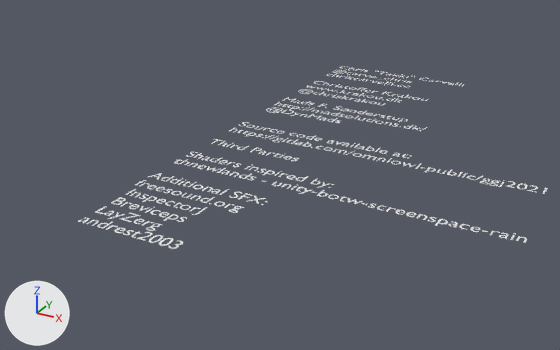
Renders of the FBX model Assets/Meshes/credits_txt.fbx from each side of a commit.
Both versions are drawn from a 50 mm camera at (17.1, -43.6, 11.7) aimed at (3.7, -19.2, -0.5). The axes (+X, +Y, +Z) are drawn at lower left. The lights are the same throughout. Materials are left out; every surface is plain grey. Vertices at the same position are counted once.

The first picture shows 'credits_txt'.
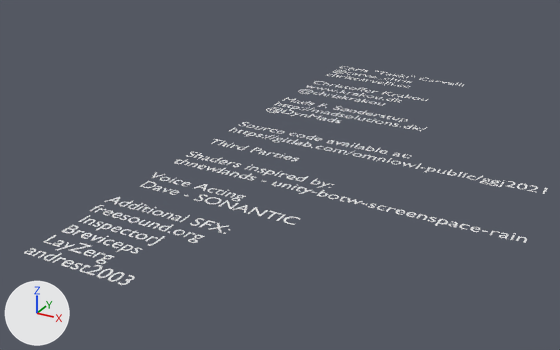
Changed parts and their boxes [x1, y1, x2, y2] in the pictures (560 x 350 px; the box of a moved part takes in the faces that stretch with it):
'credits_txt', reshaped (11% wider, 20% taller): before [78, 66, 547, 249]; after [24, 66, 547, 285]
part 1 of me_text_003, moved or reshaped: before [169, 240, 183, 249]; after [118, 275, 135, 285]
part 2 of me_text_003, moved or reshaped: before [159, 238, 173, 246]; after [108, 272, 124, 282]
part 3 of me_text_003, moved or reshaped: before [180, 205, 191, 210]; after [97, 269, 113, 278]
part 4 of me_text_003, added: after [84, 265, 102, 275]
part 5 of me_text_003, moved or reshaped: before [173, 202, 182, 208]; after [79, 265, 90, 272]
part 6 of me_text_003, moved or reshaped: before [139, 194, 149, 199]; after [70, 263, 83, 269]
part 7 of me_text_003, moved or reshaped: before [156, 199, 166, 204]; after [62, 260, 74, 267]
part 8 of me_text_003, added: after [44, 253, 62, 261]
part 9 of me_text_003, moved or reshaped: before [129, 192, 141, 197]; after [32, 251, 46, 258]
part 10 of me_text_003, added: after [96, 255, 114, 264]
part 11 of me_text_003, added: after [70, 243, 91, 254]
part 12 of me_text_003, moved or reshaped: before [142, 196, 157, 202]; after [116, 244, 133, 252]
part 13 of me_text_003, moved or reshaped: before [165, 201, 175, 206]; after [103, 240, 114, 245]
part 14 of me_text_003, added: after [61, 225, 79, 233]
part 15 of me_text_003, added: after [188, 235, 205, 243]
part 16 of me_text_003, moved or reshaped: before [78, 173, 252, 243]; after [78, 172, 300, 246]

The change, as a list of edits to the scene's bpy script:
```text
Change me_text_003:
    used by ob_credits_txt; location = (0.0, -5.98, 0.0)
    remove me_text_003.from_pydata(...)  # 25445 vertices, 24929 faces; spans x 0.0..13.5, y -20.8..0.6, z 0.0
    add me_text_003.from_pydata(...)  # 27026 vertices, 26478 faces; spans x 0.0..13.5, y -23.2..0.6, z 0.0
    me_text_003 part 1: the loose piece of 147 vertices spanning x 3.9..4.2, y -20.8..-20.2, z 0.0 is moved by (0.0, -2.4, 0.0)
    me_text_003 part 2: the loose piece of 96 vertices spanning x 3.5..3.8, y -20.8..-20.2, z 0.0 is moved by (0.0, -2.4, 0.0)
    me_text_003 part 3: the loose piece of 96 vertices spanning x 2.6..2.9, y -18.4..-18.0, z 0.0 is turned -90 degrees about the z axis through its middle and scaled by 1.23, then moved by (0.5, -4.7, 0.0)
    me_text_003 part 4: the loose piece of 89 vertices spanning x 2.7..3.0, y -20.8..-20.2, z 0.0 is copied, and the copy is moved by (0.0, -2.4, 0.0); it spans x 2.7..3.0, y -23.2..-22.6, z 0.0
    me_text_003 part 5: the loose piece of 58 vertices spanning x 2.3..2.5, y -18.4..-18.0, z 0.0 is moved by (0.1, -4.8, 0.0)
    me_text_003 part 6: the loose piece of 134 vertices spanning x 0.9..1.1, y -18.4..-18.0, z 0.0 is moved by (1.2, -4.8, 0.0)
    me_text_003 part 7: the loose piece of 99 vertices spanning x 1.6..1.9, y -18.4..-18.0, z 0.0 is moved by (0.2, -4.8, 0.0)
    me_text_003 part 8: the loose piece of 78 vertices spanning x 1.0..1.3, y -20.8..-20.3, z 0.0 is copied, and the copy is moved by (0.0, -2.4, 0.0); it spans x 1.0..1.3, y -23.2..-22.7, z 0.0
    me_text_003 part 9: the loose piece of 57 vertices spanning x 0.5..0.8, y -18.4..-18.0, z 0.0 is moved by (0.1, -4.8, 0.0)
    me_text_003 part 10: the loose piece of 256 vertices spanning x 2.5..2.9, y -20.2..-19.6, z 0.0 is copied, and the copy is moved by (0.0, -2.4, 0.0); it spans x 2.5..2.9, y -22.6..-22.0, z 0.0
    me_text_003 part 11: the loose piece of 8 vertices spanning x 1.3..1.8, y -20.0..-19.5, z 0.0 is copied, and the copy is moved by (0.0, -2.4, 0.0); it spans x 1.3..1.8, y -22.4..-21.9, z 0.0
    me_text_003 part 12: the loose piece of 78 vertices spanning x 1.2..1.5, y -18.6..-18.0, z 0.0 is moved by (1.5, -3.2, 0.0)
    me_text_003 part 13: the loose piece of 98 vertices spanning x 1.9..2.2, y -18.4..-18.0, z 0.0 is moved by (0.0, -3.2, 0.0)
    me_text_003 part 14: the loose piece of 106 vertices spanning x 0.3..0.7, y -19.2..-18.7, z 0.0 is copied, and the copy is moved by (0.0, -2.4, 0.0); it spans x 0.3..0.7, y -21.6..-21.1, z 0.0
    me_text_003 part 15: the loose piece of 256 vertices spanning x 2.5..2.9, y -20.2..-19.6, z 0.0 is copied, and the copy is moved by (1.7, 0.0, 0.0); it spans x 4.2..4.5, y -20.2..-19.6, z 0.0
    me_text_003 part 16: 329 vertices moved within x 0.2..4.5, y -20.8..-16.3, z 0.0; 2621 vertices removed from x 0.0..4.5, y -20.8..-16.2, z 0.0; 2708 vertices added at x 0.0..6.6, y -21.0..-16.3, z 0.0
```
